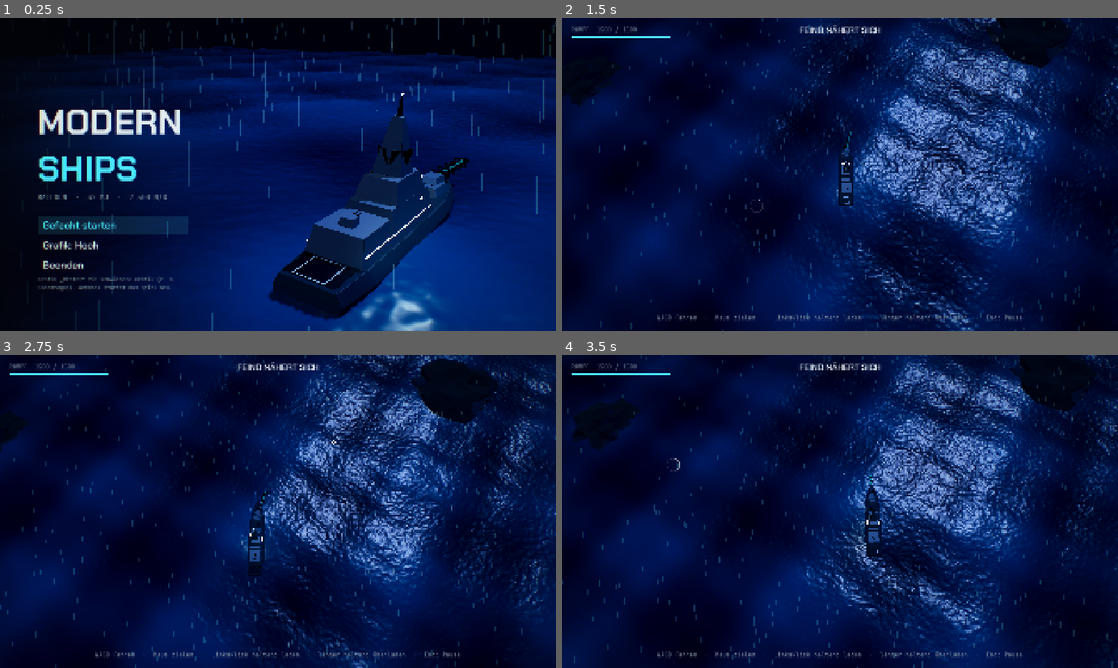
Above: before the commit, frames 1-4 (two rows, left to right).
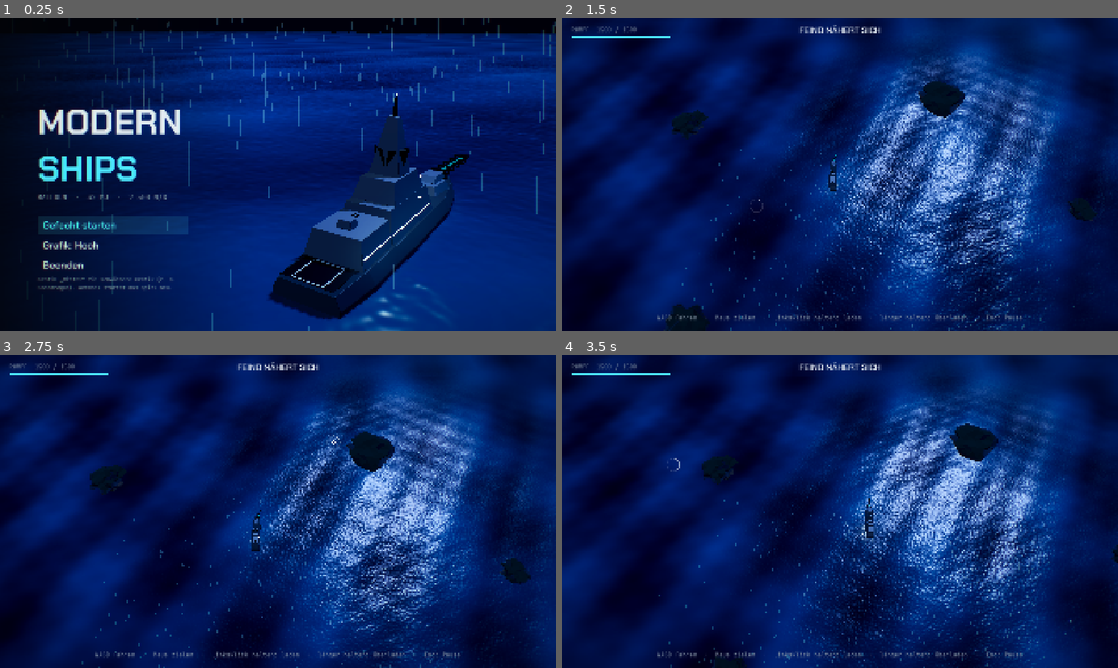
Above: after the commit, the same moments.

Repository: SilasSch/modern-ships
Game: Godot game, scene res://ui/title.tscn
The game is run twice, just before and just after one commit, with the same random seed, the same clock (stepped at 60 frames per second) and the same inputs.
Inputs (mouse positions are in pixels of both pictures, inside the frame that each line leads up to):
- Up to frame 1 (0.25 s): no input
- Up to frame 2 (1.5 s): tap Enter at 0.5 s; move the mouse to (962, 158) at 0.52 s; press the mouse at (962, 158) at 0.53 s; hold D (rudder_right) 0.53-1.25 s; release the mouse at (962, 158) at 1.25 s; drag from (728, 190) to (812, 237) at 1.27 s
- Up to frame 3 (2.75 s): move the mouse to (333, 442) at 2.02 s; hold D (rudder_right) from 2.03 s (still down); tap Alt at 2.1 s; click (333, 442) at 2.17 s
- Up to frame 4 (3.5 s): release D (rudder_right) at 2.75 s; drag from (812, 574) to (673, 464) at 2.77 s

The runs differ from the first frame. In frame 1, 31% of the frame differs, in the area x 5-100%, y 4-100%; in frame 2, 62%, in the area x 0-100%, y 0-100%; in frame 3, 60%; in frame 4, 61%.

Commit message:
feat: 1.2 km sea with two-level ocean and zoom camera
Co-Authored-By: Claude Opus 5.5 <noreply@anthropic.com>
Claude-Session: https://claude.ai/code/session_01Vne2NQQEkUyhixftg4D17n

Diff:
--- a/game/camera/follow_camera.gd
+++ b/game/camera/follow_camera.gd
@@ -4,9 +4,11 @@
 ## Also projects the mouse onto the sea (y = 0) to set the ship's aim point.
 
 @export var target: PlayerShip
-@export var pitch_deg: float = 58.0
-@export var distance: float = 110.0
-@export var lead: float = 12.0
+## Zoom levels: [distance, pitch]. Far levels look flatter so more sea ahead is visible.
+const ZOOM_LEVELS: Array[Vector2] = [Vector2(140, 60), Vector2(210, 54), Vector2(300, 48), Vector2(420, 44)]
+@export var zoom_index: int = 1
+var pitch_deg: float = 54.0
+var distance: float = 210.0
 @export var mouse_aim: bool = true
 
 var base_fov: float = 46.0
@@ -19,8 +21,27 @@
 
 func _ready() -> void:
 	fov = base_fov
+	distance = ZOOM_LEVELS[zoom_index].x
+	pitch_deg = ZOOM_LEVELS[zoom_index].y
 	if target:
 		_focus = target.global_position
+
+
+func zoom_in() -> void:
+	zoom_index = maxi(zoom_index - 1, 0)
+
+
+func zoom_out() -> void:
+	zoom_index = mini(zoom_index + 1, ZOOM_LEVELS.size() - 1)
+
+
+func _unhandled_input(event: InputEvent) -> void:
+	var mb := event as InputEventMouseButton
+	if mb and mb.pressed:
+		if mb.button_index == MOUSE_BUTTON_WHEEL_UP:
+			zoom_in()
+		elif mb.button_index == MOUSE_BUTTON_WHEEL_DOWN:
+			zoom_out()
 
 
 func set_feel(offset: Vector3, kick: float, fov_add: float, charge_zoom: float) -> void:
@@ -40,11 +61,14 @@
 	var ship_pos := target.global_position
 	var to_aim := target.aim_point - ship_pos
 	to_aim.y = 0.0
-	var lead_vec := to_aim.limit_length(lead)
+	var level := ZOOM_LEVELS[zoom_index]
+	distance = lerpf(distance, level.x, 1.0 - exp(-2.5 * delta))
+	pitch_deg = lerpf(pitch_deg, level.y, 1.0 - exp(-2.5 * delta))
+	var lead_vec := to_aim.limit_length(distance * 0.15)
 	var desired := Vector3(ship_pos.x, 0.0, ship_pos.z) + lead_vec * (1.0 - _charge_zoom * 0.4)
-	_focus = _focus.lerp(desired, 1.0 - exp(-3.5 * delta))
+	_focus = _focus.lerp(desired, 1.0 - exp(-1.8 * delta))
 	var pitch := deg_to_rad(pitch_deg)
-	var dist := distance * (1.0 - _charge_zoom * 0.12) + _kick * 2.5
+	var dist := distance * (1.0 - _charge_zoom * 0.08) + _kick * 4.0
 	var offset := Vector3(0.0, sin(pitch), cos(pitch)) * dist
 	global_position = _focus + offset + _feel_offset
 	look_at(_focus + _feel_offset * 0.35, Vector3.UP)
--- a/game/core/ocean_effects.gd
+++ b/game/core/ocean_effects.gd
@@ -11,7 +11,7 @@
 
 var _rings := PackedVector4Array()
 var _trenches := PackedVector4Array()
-var _trench_meta := PackedVector2Array()
+var _trench_meta := PackedVector3Array()
 var _ring_i: int = 0
 var _trench_i: int = 0
 
@@ -24,7 +24,7 @@
 	_trench_meta.resize(TRENCH_SLOTS)
 	for i in TRENCH_SLOTS:
 		_trenches[i] = Vector4.ZERO
-		_trench_meta[i] = Vector2(INACTIVE_AGE, 1.0)
+		_trench_meta[i] = Vector3(INACTIVE_AGE, 1.0, 0.0)
 
 
 func add_ring(pos: Vector2, strength: float) -> void:
@@ -32,9 +32,10 @@
 	_ring_i = (_ring_i + 1) % RING_SLOTS
 
 
-func add_trench(from: Vector2, to: Vector2, width: float) -> void:
+## speed > 0: the trench opens progressively behind a projectile travelling at that speed.
+func add_trench(from: Vector2, to: Vector2, width: float, speed: float = 0.0) -> void:
 	_trenches[_trench_i] = Vector4(from.x, from.y, to.x, to.y)
-	_trench_meta[_trench_i] = Vector2(0.0, width)
+	_trench_meta[_trench_i] = Vector3(0.0, width, speed)
 	_trench_i = (_trench_i + 1) % TRENCH_SLOTS
 
 
@@ -64,5 +65,5 @@
 	return _trenches
 
 
-func trench_meta() -> PackedVector2Array:
+func trench_meta() -> PackedVector3Array:
 	return _trench_meta
--- a/game/core/tuning.gd
+++ b/game/core/tuning.gd
@@ -68,4 +68,4 @@
 
 # --- Flow ---
 const WAVE_DELAY: float = 3.0
-const MAP_HALF: float = 200.0
+const MAP_HALF: float = 600.0
--- /dev/null
+++ b/game/debug/scenarios/zoom.gd
@@ -0,0 +1,26 @@
+extends RefCounted
+## All zoom levels, then the farthest zoom at the map corner: sea must reach every screen edge.
+
+
+func run(c: Node) -> void:
+	var root: Node3D = c.get_tree().current_scene
+	(c.find("Camera") as Camera3D).queue_free()
+	var ship: PlayerShip = (load("res://ships/player_ship.tscn") as PackedScene).instantiate()
+	ship.use_device_input = false
+	root.add_child(ship)
+	var cam := FollowCamera.new()
+	cam.target = ship
+	cam.mouse_aim = false
+	cam.zoom_index = 0
+	root.add_child(cam)
+	cam.make_current()
+	(c.find("Ocean") as Ocean).follow = cam
+	(c.find("Weather") as Weather).follow = cam
+	ship.aim_point = Vector3(0, 0, -400)
+	for z: int in FollowCamera.ZOOM_LEVELS.size():
+		cam.zoom_index = z
+		await c.wait(2.5)
+		await c.shot("zoom_%d" % z)
+	ship.motion.position = Vector2(580, 580)
+	await c.wait(3.0)
+	await c.shot("zoom_corner")
--- a/game/tests/test_ocean.gd
+++ b/game/tests/test_ocean.gd
@@ -35,3 +35,22 @@
 	ocean.set_charge(Vector3(3, 0, 4), 0.5)
 	assert_eq(ocean.effects.trench_data()[0], Vector4(0, 0, 10, -5))
 	assert_eq(ocean.effects.charge_pos, Vector2(3, 4))
+
+
+func test_trench_meta_has_speed() -> void:
+	var e := OceanEffects.new()
+	e.add_trench(Vector2.ZERO, Vector2(100, 0), 3.0, 600.0)
+	assert_eq(e.trench_meta()[0], Vector3(0.0, 3.0, 600.0))
+
+
+func test_far_ocean_follows() -> void:
+	var ocean := Ocean.new()
+	add_child_autofree(ocean)
+	var target := Node3D.new()
+	add_child_autofree(target)
+	ocean.follow = target
+	target.global_position = Vector3(333.0, 0, -127.0)
+	ocean._process(0.016)
+	var far := ocean.get_node("FarOcean") as MeshInstance3D
+	assert_almost_eq(far.global_position.x, 333.0, Ocean.SIZE / Ocean.SUBDIV)
+	assert_true((far.material_override as ShaderMaterial).get_shader_parameter("far_lod"))
--- a/game/tests/test_review_fixes.gd
+++ b/game/tests/test_review_fixes.gd
@@ -45,20 +45,32 @@
 	var cam := FollowCamera.new()
 	cam.target = ship
 	cam.mouse_aim = false
+	cam.zoom_index = 2
 	add_child_autofree(cam)
 	cam.make_current()
-	ship.aim_point = ship.global_position + Vector3(0, 0, -100)
-	for i in 120:
+	ship.aim_point = ship.global_position + Vector3(0, 0, -400)
+	for i in 600:
 		cam._process(1.0 / 30.0)
 	var p := ship.global_position
-	assert_true(cam.is_position_in_frustum(p + Vector3(0, 0, -80)), "80 m ahead visible")
-	assert_true(cam.is_position_in_frustum(p + Vector3(60, 0, 0)), "60 m to the side visible")
-	assert_true(cam.is_position_in_frustum(p + Vector3(0, 0, 30)), "30 m behind visible")
+	assert_true(cam.is_position_in_frustum(p + Vector3(0, 0, -300)), "300 m ahead visible")
+	assert_true(cam.is_position_in_frustum(p + Vector3(200, 0, 0)), "200 m to the side visible")
+	assert_true(cam.is_position_in_frustum(p + Vector3(0, 0, 60)), "60 m behind visible")
+
+
+func test_zoom_clamps() -> void:
+	var cam := FollowCamera.new()
+	add_child_autofree(cam)
+	for i: int in 5:
+		cam.zoom_out()
+	assert_eq(cam.zoom_index, FollowCamera.ZOOM_LEVELS.size() - 1)
+	for i: int in 9:
+		cam.zoom_in()
+	assert_eq(cam.zoom_index, 0)
 
 
 func test_ranged_enemies_fight_inside_the_view() -> void:
-	assert_lte(Tuning.FRIGATE_STANDOFF_MAX, 85.0)
-	assert_lte(Tuning.SUB_ATTACK_DIST, 60.0)
+	assert_lte(Tuning.FRIGATE_STANDOFF_MAX, 450.0)
+	assert_lte(Tuning.SUB_ATTACK_DIST, 300.0)
 
 
 func test_offscreen_marker_clamps_to_screen_edge() -> void:
--- a/game/world/ocean.gd
+++ b/game/world/ocean.gd
@@ -2,7 +2,9 @@
 extends MeshInstance3D
 ## Storm ocean surface. Owns transient water effects (rings, beam trench, charge ripples).
 
-const SIZE := 420.0
+const SIZE := 520.0
+const FAR_SIZE := 2400.0
+const FAR_SUBDIV := 160
 const SUBDIV := 300
 const SHADER := preload("res://world/ocean.gdshader")
 const WAKE_SLOTS := 16
@@ -36,16 +38,37 @@
 	material_override = mat
 	custom_aabb = AABB(Vector3(-SIZE / 2.0, -6.0, -SIZE / 2.0), Vector3(SIZE, 12.0, SIZE))
 	cast_shadow = GeometryInstance3D.SHADOW_CASTING_SETTING_OFF
+	# Coarse far ring: same shader, big waves only, no effects, cut out where the near plane is.
+	var far := MeshInstance3D.new()
+	far.name = "FarOcean"
+	var fp := PlaneMesh.new()
+	fp.size = Vector2(FAR_SIZE, FAR_SIZE)
+	fp.subdivide_width = FAR_SUBDIV
+	fp.subdivide_depth = FAR_SUBDIV
+	far.mesh = fp
+	var fmat := ShaderMaterial.new()
+	fmat.shader = SHADER
+	fmat.set_shader_parameter("far_lod", true)
+	fmat.set_shader_parameter("cut_inner", SIZE * 0.5 - 6.0)
+	far.material_override = fmat
+	far.custom_aabb = AABB(Vector3(-FAR_SIZE / 2.0, -6.0, -FAR_SIZE / 2.0), Vector3(FAR_SIZE, 12.0, FAR_SIZE))
+	far.cast_shadow = GeometryInstance3D.SHADOW_CASTING_SETTING_OFF
+	add_child(far)
 
 
 ## CPU mirror of the shader wave sum (for buoyancy).
-static func wave_height(x: float, z: float, t: float, amp: float) -> float:
+static func wave_height(x: float, z: float, t: float, amp: float, detail: float = 1.0) -> float:
+	var wx := x + sin(z * 0.013 + t * 0.1) * 9.0
+	var wz := z + sin(x * 0.011 - t * 0.08) * 9.0
+	var px := wx + sin(wz * 0.031 + t * 0.2) * 2.0
+	var pz := wz + sin(wx * 0.027 - t * 0.17) * 2.0
 	var h := 0.0
-	h += sin(0.13 * x + 0.05 * z + t * 1.05) * 0.32
-	h += sin(-0.06 * x + 0.17 * z + t * 0.85) * 0.24
-	h += sin(0.33 * x + 0.21 * z + t * 1.7) * 0.08
-	h += sin(-0.29 * x + 0.43 * z + t * 2.2) * 0.05
-	h += sin(0.61 * x - 0.37 * z + t * 3.1) * 0.025
+	h += sin(0.1052 * px + 0.0322 * pz + t * 1.0) * 0.27
+	h += sin(-0.0661 * px + 0.0535 * pz + t * 0.85) * 0.23
+	h += sin(0.0441 * px + 0.1538 * pz + t * 1.25) * 0.1
+	h += detail * sin(-0.3038 * px + -0.1289 * pz + t * 1.7) * 0.065
+	h += detail * sin(0.2491 * px + -0.3986 * pz + t * 2.2) * 0.035
+	h += detail * sin(-0.2312 * px + -0.6713 * pz + t * 3.1) * 0.02
 	return h * amp
 
 
@@ -57,8 +80,8 @@
 	effects.add_ring(Vector2(pos.x, pos.z), strength)
 
 
-func add_trench(from: Vector3, to: Vector3, width: float) -> void:
-	effects.add_trench(Vector2(from.x, from.z), Vector2(to.x, to.z), width)
+func add_trench(from: Vector3, to: Vector3, width: float, speed: float = 0.0) -> void:
+	effects.add_trench(Vector2(from.x, from.z), Vector2(to.x, to.z), width, speed)
 
 
 func set_charge(pos: Vector3, amount: float) -> void:
@@ -100,6 +123,10 @@
 	var mat := material_override as ShaderMaterial
 	mat.set_shader_parameter("u_time", time)
 	mat.set_shader_parameter("wave_amp", wave_amp)
+	var fmat := (get_node(^"FarOcean") as MeshInstance3D).material_override as ShaderMaterial
+	fmat.set_shader_parameter("u_time", time)
+	fmat.set_shader_parameter("wave_amp", wave_amp)
+	fmat.set_shader_parameter("cut_center", Vector2(global_position.x, global_position.z))
 	mat.set_shader_parameter("rings", effects.ring_data())
 	mat.set_shader_parameter("trenches", effects.trench_data())
 	mat.set_shader_parameter("trench_meta", effects.trench_meta())
--- a/game/world/ocean.gdshader
+++ b/game/world/ocean.gdshader
@@ -15,10 +15,13 @@
 
 uniform vec4 rings[8];          // x, z, age, strength
 uniform vec4 trenches[2];       // from.xz, to.xz
-uniform vec2 trench_meta[2];    // age, width
+uniform vec3 trench_meta[2];    // age, width, speed (0 = instant)
 uniform vec3 charge = vec3(0.0); // x, z, amount
 uniform vec4 beam_glow_line = vec4(0.0, 0.0, 0.01, 0.0);
 uniform float beam_glow = 0.0;
+uniform bool far_lod = false;     // far ring: big waves only, no effects
+uniform float cut_inner = 0.0;    // far ring: discard inside this half-size around cut_center
+uniform vec2 cut_center = vec2(0.0);
 uniform vec4 wakes[16];           // x, z, heading, speed
 
 varying vec3 v_world;
@@ -26,17 +29,25 @@
 varying float v_h;
 varying float v_beam_d;
 
-float waves(vec2 p) {
+float waves(vec2 p, float detail) {
+	p += vec2(sin(p.y * 0.013 + u_time * 0.1), sin(p.x * 0.011 - u_time * 0.08)) * 9.0;
+	p += vec2(sin(p.y * 0.031 + u_time * 0.2), sin(p.x * 0.027 - u_time * 0.17)) * 2.0;
 	float h = 0.0;
-	h += sin(dot(p, vec2(0.13, 0.05)) + u_time * 1.05) * 0.32;
-	h += sin(dot(p, vec2(-0.06, 0.17)) + u_time * 0.85) * 0.24;
-	h += sin(dot(p, vec2(0.33, 0.21)) + u_time * 1.7) * 0.08;
-	h += sin(dot(p, vec2(-0.29, 0.43)) + u_time * 2.2) * 0.05;
-	h += sin(dot(p, vec2(0.61, -0.37)) + u_time * 3.1) * 0.025;
+	h += sin(dot(p, vec2(0.1052, 0.0322)) + u_time * 1.0) * 0.27;
+	h += sin(dot(p, vec2(-0.0661, 0.0535)) + u_time * 0.85) * 0.23;
+	h += sin(dot(p, vec2(0.0441, 0.1538)) + u_time * 1.25) * 0.1;
+	h += detail * sin(dot(p, vec2(-0.3038, -0.1289)) + u_time * 1.7) * 0.065;
+	h += detail * sin(dot(p, vec2(0.2491, -0.3986)) + u_time * 2.2) * 0.035;
+	h += detail * sin(dot(p, vec2(-0.2312, -0.6713)) + u_time * 3.1) * 0.02;
 	return h * wave_amp;
 }
 
 float sq(float x) { return x * x; }
+
+float seg_t(vec2 p, vec2 a, vec2 b) {
+	vec2 ab = b - a;
+	return clamp(dot(p - a, ab) / max(dot(ab, ab), 1e-4), 0.0, 1.0);
+}
 
 float seg_d(vec2 p, vec2 a, vec2 b) {
 	vec2 ab = b - a;
@@ -47,12 +58,19 @@
 float fx(vec2 p, out float foam) {
 	float h = 0.0;
 	foam = 0.0;
+	if (far_lod) return 0.0;
 	for (int i = 0; i < 2; i++) {
 		float age = trench_meta[i].x;
 		if (age > 30.0) continue;
 		float w = max(trench_meta[i].y, 0.5);
 		float d = seg_d(p, trenches[i].xy, trenches[i].zw);
 		float env = exp(-age * 1.3);
+		float spd = trench_meta[i].z;
+		if (spd > 0.0) {
+			float along = seg_t(p, trenches[i].xy, trenches[i].zw) * length(trenches[i].zw - trenches[i].xy);
+			float front = age * spd;
+			env *= smoothstep(front + 4.0, front - 10.0, along);
+		}
 		float wall = 3.0 * w + age * 6.0;
 		h -= 1.6 * exp(-d * d / (6.0 * w)) * env;
 		h += 0.7 * exp(-sq(d - wall) / 2.5) * env;
@@ -98,10 +116,13 @@
 	vec2 p = wp.xz;
 	float foam;
 	float f2;
-	float h = waves(p) + fx(p, foam);
+	vec2 oc = (MODEL_MATRIX * vec4(0.0, 0.0, 0.0, 1.0)).xz;
+	vec2 dc = abs(p - oc);
+	float detail = far_lod ? 0.0 : 1.0 - smoothstep(200.0, 252.0, max(dc.x, dc.y));
+	float h = waves(p, detail) + fx(p, foam);
 	float e = 0.4;
-	float hx = waves(p + vec2(e, 0.0)) + fx(p + vec2(e, 0.0), f2);
-	float hz = waves(p + vec2(0.0, e)) + fx(p + vec2(0.0, e), f2);
+	float hx = waves(p + vec2(e, 0.0), detail) + fx(p + vec2(e, 0.0), f2);
+	float hz = waves(p + vec2(0.0, e), detail) + fx(p + vec2(0.0, e), f2);
 	VERTEX.y += h;
 	NORMAL = normalize(vec3(h - hx, e, h - hz));
 	v_world = vec3(wp.x, h, wp.z);
@@ -119,14 +140,28 @@
 }
 
 void fragment() {
-	// Small ripple normals so moonlight breaks into a glitter path.
+	if (cut_inner > 0.0) {
+		vec2 dc = abs(v_world.xz - cut_center);
+		if (max(dc.x, dc.y) < cut_inner) discard;
+	}
+	// Small ripple normals so moonlight breaks into a glitter path. Rotated domains avoid a visible
+	// grid; ripples fade out with view distance (prevents moire at far zoom).
 	vec2 q = v_world.xz;
+	float view_dist = length(v_world - CAMERA_POSITION_WORLD);
+	float rfade = 1.0 - smoothstep(160.0, 380.0, view_dist);
 	float e = 0.15;
-	float r0 = vnoise(q * 0.9 + vec2(u_time * 0.6, u_time * 0.3)) + 0.5 * vnoise(q * 1.7 - vec2(u_time * 0.9, -u_time * 0.5));
-	float rx = vnoise((q + vec2(e, 0.0)) * 0.9 + vec2(u_time * 0.6, u_time * 0.3)) + 0.5 * vnoise((q + vec2(e, 0.0)) * 1.7 - vec2(u_time * 0.9, -u_time * 0.5));
-	float rz = vnoise((q + vec2(0.0, e)) * 0.9 + vec2(u_time * 0.6, u_time * 0.3)) + 0.5 * vnoise((q + vec2(0.0, e)) * 1.7 - vec2(u_time * 0.9, -u_time * 0.5));
-	vec3 ripple_world = vec3(r0 - rx, 0.0, r0 - rz) * (ripple_strength / e);
+	mat2 r1 = mat2(vec2(0.866, 0.5), vec2(-0.5, 0.866));
+	mat2 r2 = mat2(vec2(0.342, -0.94), vec2(0.94, 0.342));
+	vec2 o1 = vec2(u_time * 0.6, u_time * 0.3);
+	vec2 o2 = vec2(u_time * 0.9, -u_time * 0.5);
+	float r0 = vnoise(r1 * q * 0.9 + o1) + 0.5 * vnoise(r2 * q * 1.7 - o2);
+	float rx = vnoise(r1 * (q + vec2(e, 0.0)) * 0.9 + o1) + 0.5 * vnoise(r2 * (q + vec2(e, 0.0)) * 1.7 - o2);
+	float rz = vnoise(r1 * (q + vec2(0.0, e)) * 0.9 + o1) + 0.5 * vnoise(r2 * (q + vec2(0.0, e)) * 1.7 - o2);
+	vec3 ripple_world = vec3(r0 - rx, 0.0, r0 - rz) * (ripple_strength * rfade / e);
 	NORMAL = normalize(NORMAL + (VIEW_MATRIX * vec4(ripple_world, 0.0)).xyz);
+	// Far away, flatten the wave normals so the wave lattice doesn't read as a pattern.
+	vec3 up_view = normalize((VIEW_MATRIX * vec4(0.0, 1.0, 0.0, 0.0)).xyz);
+	NORMAL = normalize(mix(NORMAL, up_view, smoothstep(140.0, 460.0, view_dist) * 0.75));
 	float hn = clamp(v_h / (0.75 * max(wave_amp, 0.2)) * 0.5 + 0.5, 0.0, 1.0);
 	vec3 col = mix(deep_color, shallow_color, hn * 0.85);
 	float fres = pow(1.0 - clamp(dot(NORMAL, VIEW), 0.0, 1.0), 3.0);
--- a/game/world/storm_environment.gd
+++ b/game/world/storm_environment.gd
@@ -27,13 +27,13 @@
 	env.glow_blend_mode = Environment.GLOW_BLEND_MODE_ADDITIVE
 	env.fog_enabled = true
 	env.fog_light_color = FOG_COLOR
-	env.fog_density = 0.006
+	env.fog_density = 0.0007
 	env.fog_sky_affect = 0.0
 	env.volumetric_fog_enabled = true
-	env.volumetric_fog_density = 0.012
+	env.volumetric_fog_density = 0.0016
 	env.volumetric_fog_albedo = Color("#2a3a55")
 	env.volumetric_fog_emission = Color("#05080f")
-	env.volumetric_fog_length = 160.0
+	env.volumetric_fog_length = 520.0
 	env.volumetric_fog_gi_inject = 0.0
 	environment = env
 
Not shown, added: game/debug/scenarios/zoom.gd.uid
